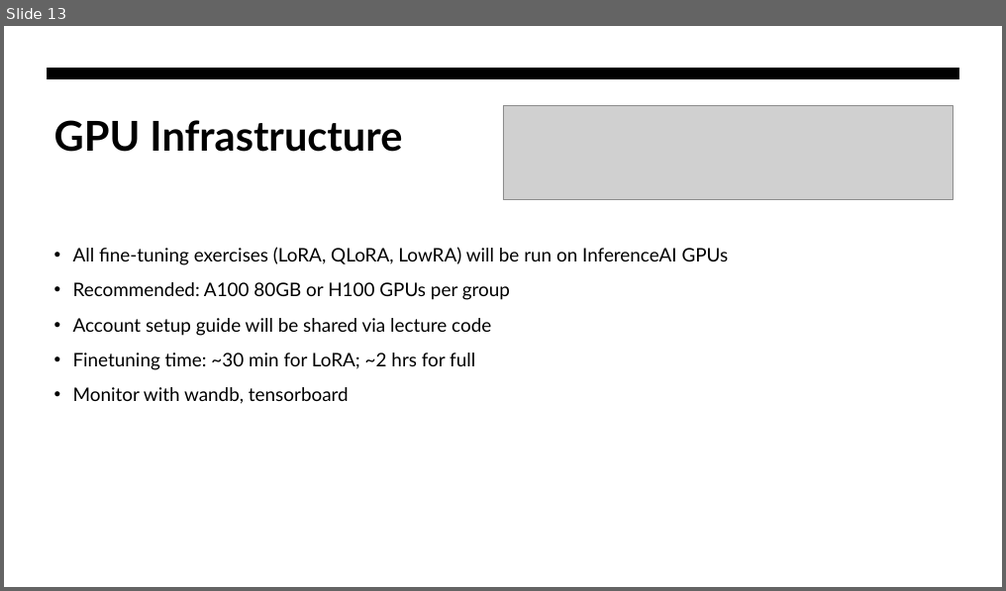
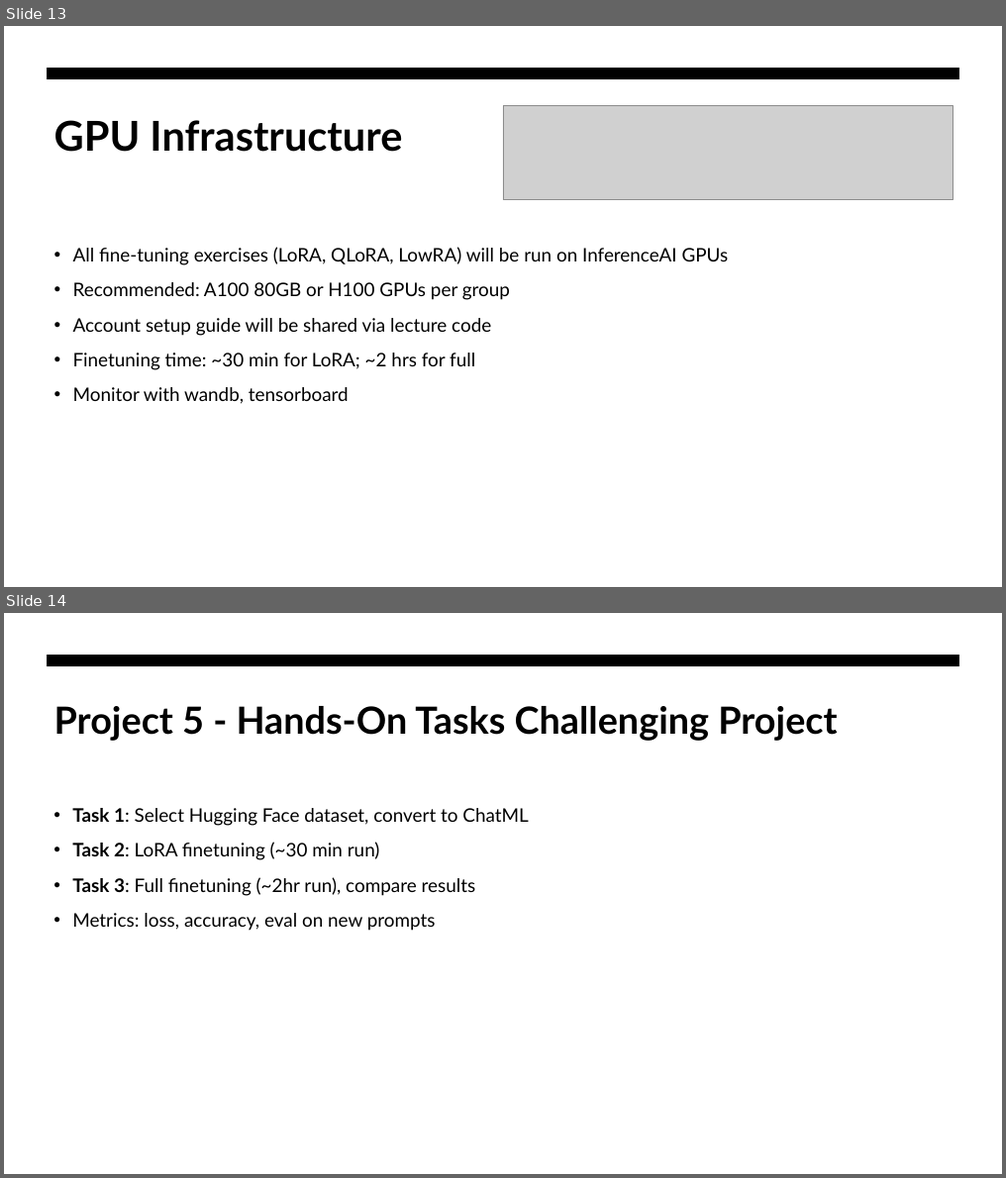
Before and after one commit to inference-ai-course/MLE_in_Gen_AI-Course, a slide deck: class5/Class_5_Presentation.pptx. Shown one above the other, each under a label of ours: slide 13 before the commit, slides 13 and 14 after it. The pictures are 1006x591 and 1006x1178 pixels, drawn with LibreOffice and Linux fonts; fonts in the diff are those of the drawing; grey boxes stand for pictures. Boxes give left, top, right and bottom in pixels: in the first picture for what was removed or moved away, otherwise in the second. Text is boxed around its words. In the diff, an @@ line names an element or a change of style, - is before the commit and + after.

```diff
--- a/class5/Class_5_Presentation.pptx
+++ b/class5/Class_5_Presentation.pptx
@@ slide 14 added at (x1=4, y1=613, x2=1002, y2=1174), background #FFFFFF; not listed: 1 template element that a slide beside it also shows @@
@@ title added at (x1=54, y1=706, x2=837, y2=741), 36 pt, text #000000, bold @@
+Project 5 - Hands-On Tasks Challenging Project
@@ text added at (x1=72, y1=808, x2=528, y2=931), 18 pt, text #000000 @@
+• Task 1: Select Hugging Face dataset, convert to ChatML
+• Task 2: LoRA finetuning (~30 min run)
+• Task 3: Full finetuning (~2hr run), compare results
+• Metrics: loss, accuracy, eval on new prompts
```
Also in this commit, not shown: 6 other slides added, 1 slide removed, 2 other files.
